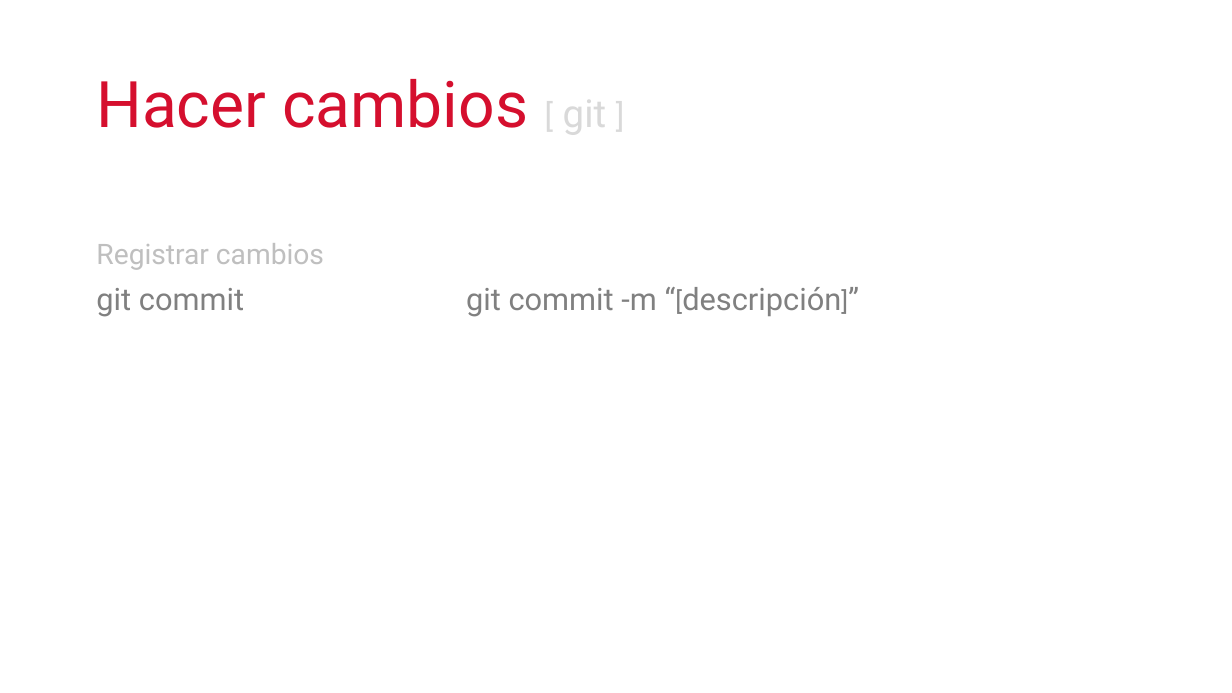
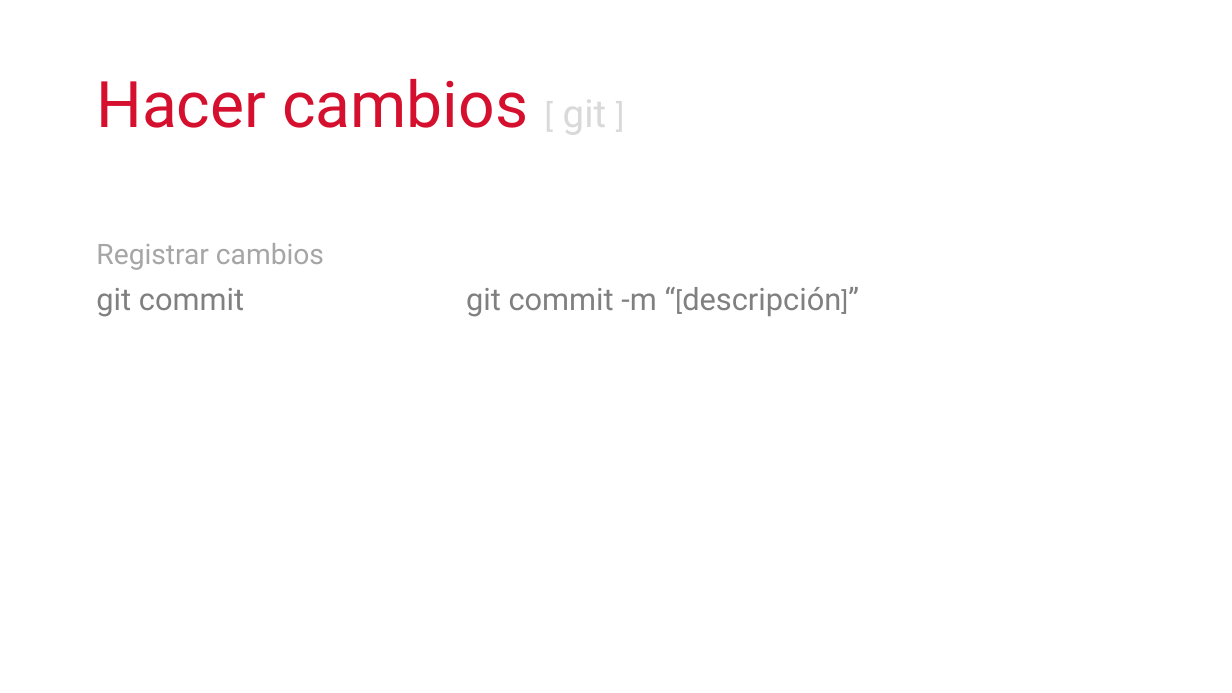
Before and after one commit to cimadev/PlaticasTalleres, a slide deck: slide 15 of 2017/dec_7_Git_GitHub_WorkShop/DGO.pptx (slide 13 before the commit). Drawn at 1232x693 pixels with LibreOffice and Linux fonts; fonts in the diff are those of the drawing. Boxes give left, top, right and bottom in pixels: in the first picture for what was removed or moved away, otherwise in the second. Text is boxed around its words. In the diff, an @@ line names an element or a change of style, - is before the commit and + after.

```diff
--- a/2017/dec_7_Git_GitHub_WorkShop/DGO.pptx
+++ b/2017/dec_7_Git_GitHub_WorkShop/DGO.pptx
@@ text at (96, 243, 324, 270): text colour #BFBFBF to #A6A6A6 in "Registrar cambios" @@
```
Also in this commit, not shown: 5 other slides changed, 10 slides added, 10 slides removed.
